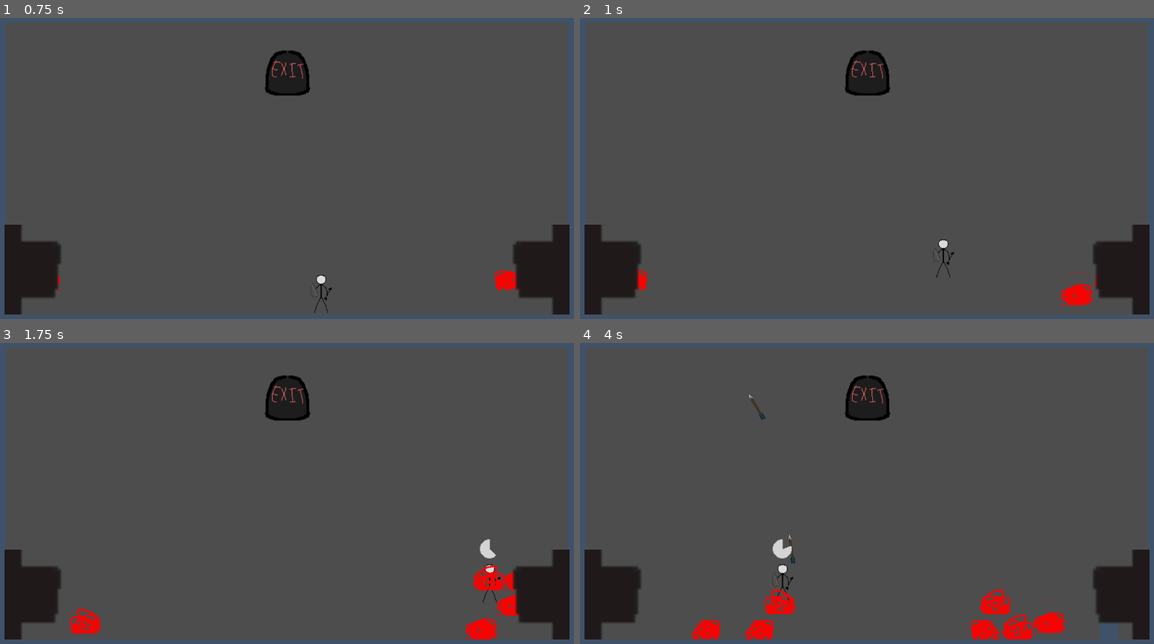
Above: before the commit, frames 1-4 (two rows, left to right).
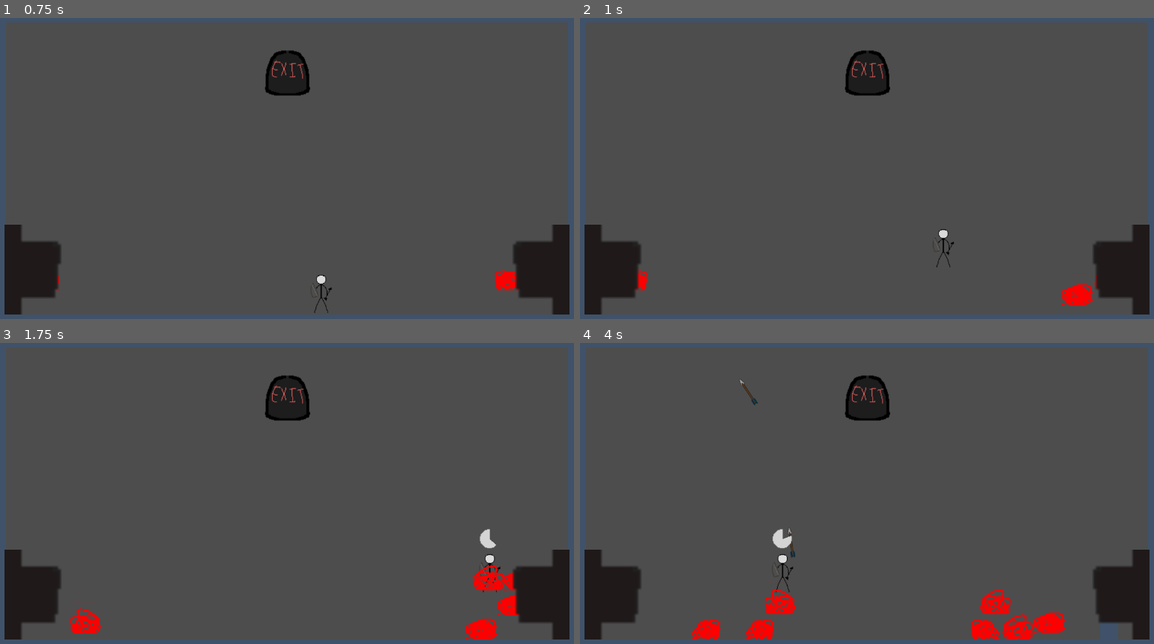
Above: after the commit, the same moments.

Repository: maqpeter-bit/CMPM80k_final_project_repo
Game: Godot game, scene res://level2.tscn
The game is run twice, just before and just after one commit, with the same random seed, the same clock (stepped at 60 frames per second) and the same inputs. This scene is started directly instead of the project's main scene.
Inputs (mouse positions are in pixels of both pictures, inside the frame that each line leads up to):
- Up to frame 1 (0.75 s): tap Enter at 0.5 s; move the mouse to (252, 234) at 0.52 s; hold D (right) from 0.53 s (still down); tap Q (SwapUtility) at 0.6 s
- Up to frame 2 (1 s): keep holding D (right); tap Space (jump) at 0.77 s
- Up to frame 3 (1.75 s): keep holding D (right); move the mouse to (464, 544) at 1.27 s; click (464, 544) at 1.35 s; tap Space (jump) at 1.52 s
- Up to frame 4 (4 s): move the mouse to (683, 442) at 2.02 s; release D (right) at 2.03 s; hold A (left) from 2.03 s (still down); right-click (683, 442) at 2.1 s; move the mouse to (895, 493) at 2.77 s; tap Q (SwapUtility) at 2.85 s; tap Space (jump) at 3.02, 3.77 s; move the mouse to (775, 409) at 3.52 s; press the mouse at (775, 409) at 3.53 s

Frame 1 is identical in both runs. In frame 2, 0.2% of the frame differs, in the area x 61-66%, y 70-87%; in frame 3, 0.2%; in frame 4, 0.5%, in the area x 27-38%, y 12-86%.

Commit message:
Jump test

Diff:
--- a/Scripts/player.gd
+++ b/Scripts/player.gd
@@ -17,7 +17,7 @@
 @export var next_level: String
 @export var arrow_container: Node
 const SPEED = 360.0
-const JUMP_VELOCITY = -600.0
+const JUMP_VELOCITY = -700.0
 var climbing_ladder := false
 var climb_target_y := 100.0
 var maxPlayerHealth := 5
